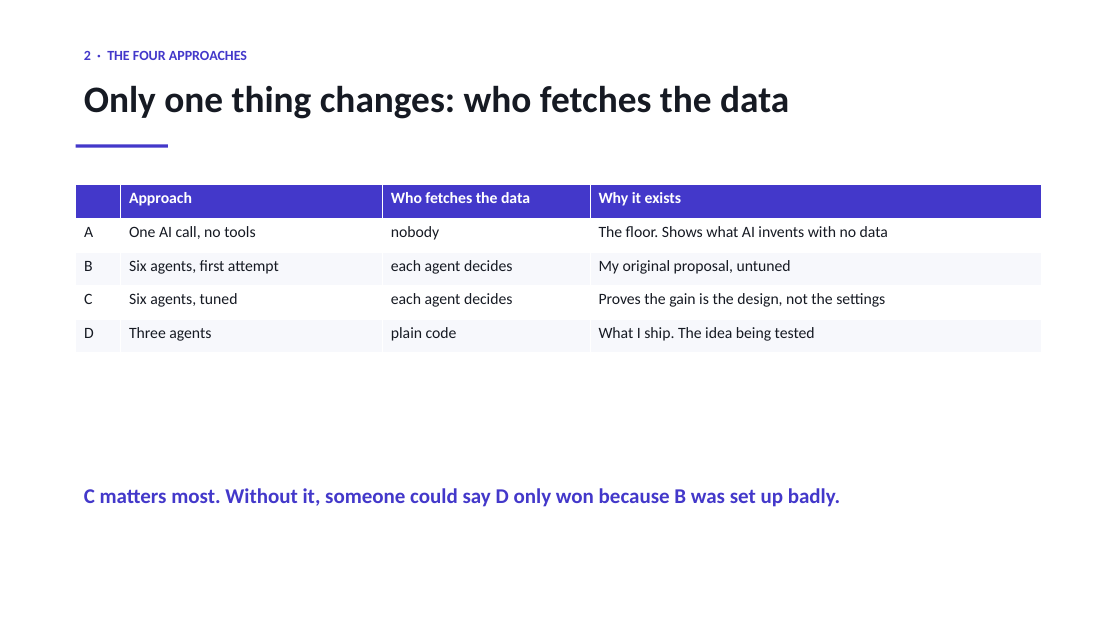
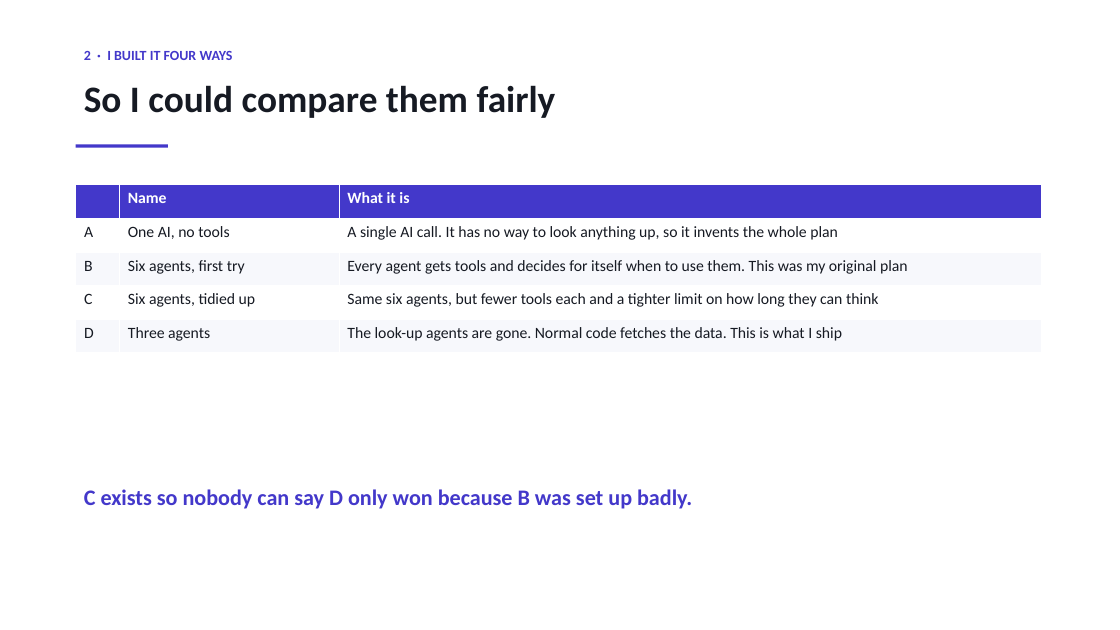
Before and after one commit to sherali143/Trip-Planner, a slide deck: slide 3 of submission/CMP7200_Viva_Presentation.pptx. Drawn at 1120x630 pixels with LibreOffice and Linux fonts; fonts in the diff are those of the drawing. Boxes give left, top, right and bottom in pixels: in the first picture for what was removed or moved away, otherwise in the second. Text is boxed around its words. In the diff, an @@ line names an element or a change of style, - is before the commit and + after.

```diff
--- a/submission/CMP7200_Viva_Presentation.pptx
+++ b/submission/CMP7200_Viva_Presentation.pptx
@@ text at box(84, 51, 233, 60): text changed @@
-2 · THE FOUR APPROACHES
+2 · I BUILT IT FOUR WAYS
@@ text at box(84, 85, 556, 118): text changed @@
-Only one thing changes: who fetches the data
+So I could compare them fairly
@@ table at box(76, 185, 1041, 353) @@
-column 2: Approach | One AI call, no tools | Six agents, first attempt | Six agents, tuned | Three agents
-column 3: Who fetches the data | nobody | each agent decides | each agent decides | plain code
-column 4: Why it exists | The floor. Shows what AI invents with no data | My original proposal, untuned | Proves the gain is the design, not the settings | What I ship. The idea being tested
+column 2: Name | One AI, no tools | Six agents, first try | Six agents, tidied up | Three agents
+column 3: What it is | A single AI call. It has no way to look anything up, so it invents the whole plan | Every agent gets tools and decides for itself when to use them. This was my original plan | Same six agents, but fewer tools each and a tighter limit on how long they can think | The look-up agents are gone. Normal code fetches the data. This is what I ship
@@ text at box(84, 489, 692, 509): text changed; size 18 to 19 pt @@
-C matters most. Without it, someone could say D only won because B was set up badly.
+C exists so nobody can say D only won because B was set up badly.
```
Also in this commit, not shown: 6 other slides changed, 3 slides added, 3 slides removed, 3 other files.
